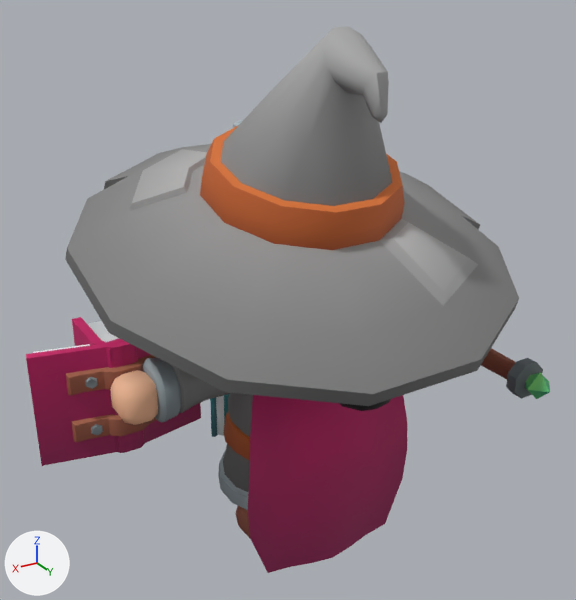
Two versions of the glTF model src/games/year-zero/assets/models/char_mage.glb, one commit apart.
Both versions are drawn from a camera (50 mm lens) standing at (1.93, 3.14, 2.97) and looking at (0.0, -0.07, 1.37). The lights are fixed; the arrows at lower left show +X, +Y and +Z. The older version comes first. Where no turn or scale is listed for an object, it has been applied to the vertices. Vertices at exactly the same position are counted once.

The first picture shows '2H_Staff', 'Mage_ArmLeft', 'Mage_Body', 'Mage_Cape', 'Mage_Hat', 'Spellbook', 'Spellbook_open' and 2 more.
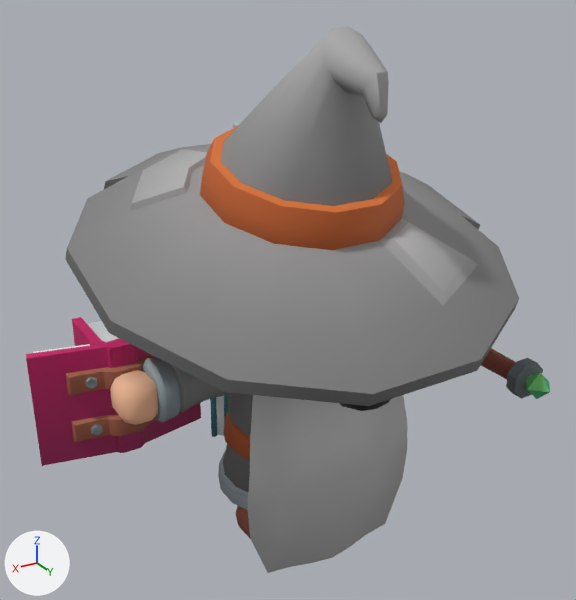
What the commit changed:
me_plane_030 has 56 vertices, 84 faces and spans x -0.485..0.485, y -0.171..0.171, z -0.59..0.59.
me_plane_030 is used by ob_mage_cape; location (0.0, 0.215, 0.646).
me_plane_030 part 1: 32 faces centred in x -0.38..0.38, y -0.1..0.158, z 0.14..0.536 are repainted in the vertex colours; the middle colour goes from pink #bb1662 to light grey #cacaca.
me_plane_030 part 2: 16 faces centred in x -0.423..0.423, y 0.127..0.169, z -0.038..0.201 are repainted in the vertex colours; the middle colour goes from pink #ab1c5c to grey #b9b9b9.
me_plane_030 part 3: 14 faces centred in x -0.388..0.389, y 0.131..0.164, z -0.531..-0.373 are repainted in the vertex colours; the middle colour goes from red #8f1c53 to grey #9b9b9b.
me_plane_030 part 4: 22 faces centred in x -0.422..0.423, y 0.135..0.166, z -0.373..-0.158 are repainted in the vertex colours; the middle colour goes from purple #9e1c58 to grey #aaaaaa.

Where the change shows, as pixel boxes [x1, y1, x2, y2] in the pictures (576 x 600 px):
part 1 of me_plane_030, recoloured (pink to light grey): [250, 395, 384, 468] in both
part 2 of me_plane_030, recoloured (pink to grey): [248, 395, 407, 508] in both
part 3 of me_plane_030, recoloured (red to grey): [250, 479, 402, 573] in both
part 4 of me_plane_030, recoloured (lighter): [248, 450, 407, 545] in both
